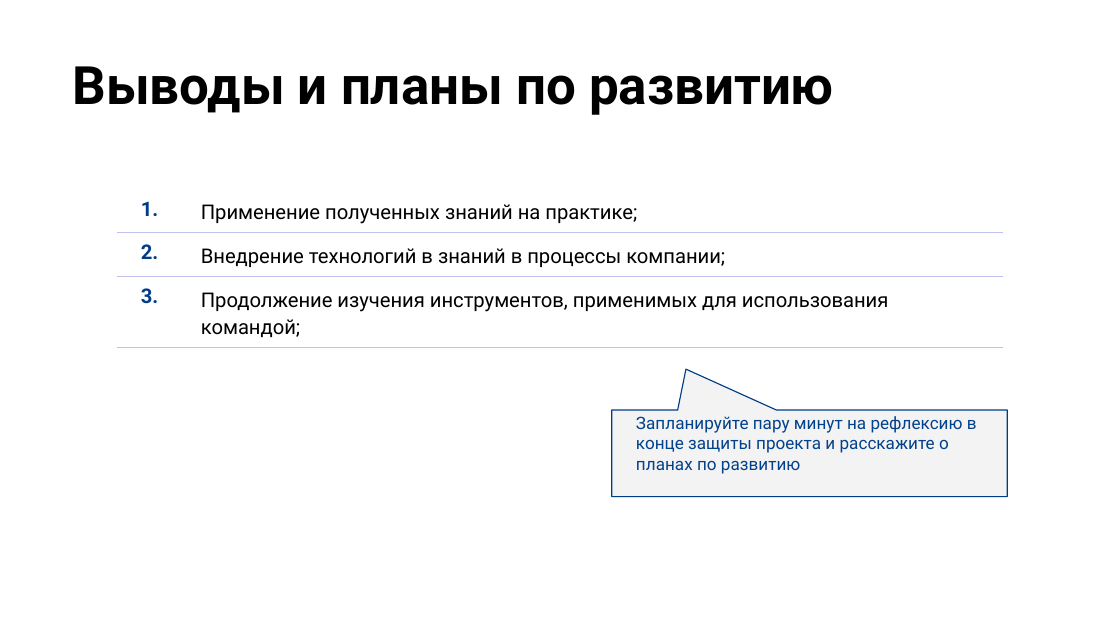
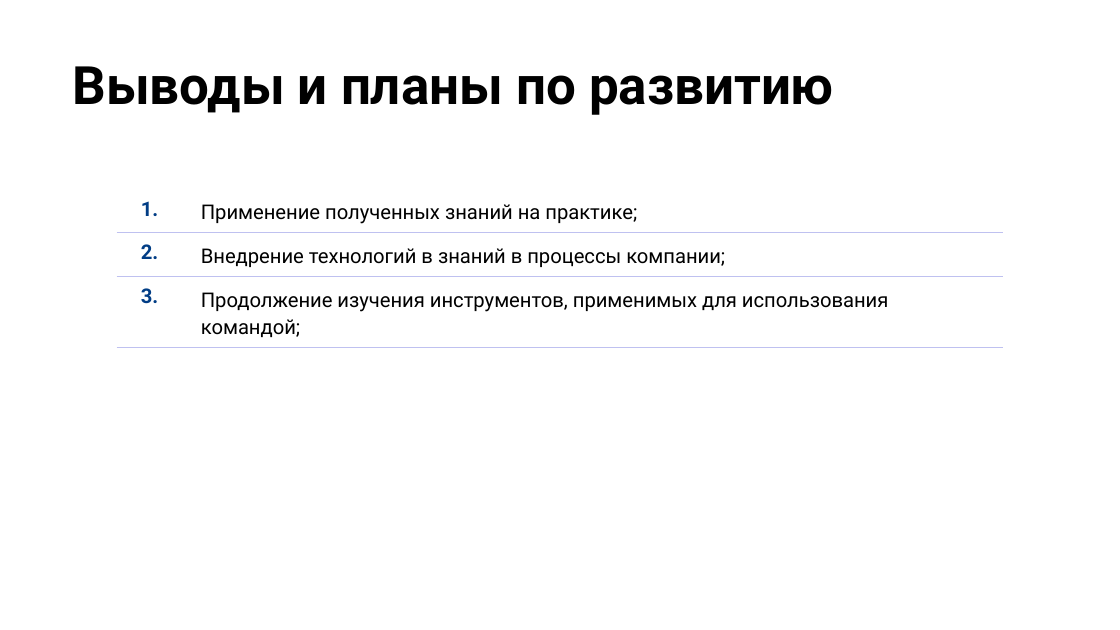
Before and after one commit to NikolayMaerov/OtusProject, a slide deck: slide 13 of doc/Презентация.pptx. Drawn at 1120x630 pixels with LibreOffice and Linux fonts; fonts in the diff are those of the drawing; background and template pictures are left out. Boxes give left, top, right and bottom in pixels: in the first picture for what was removed or moved away, otherwise in the second. Text is boxed around its words. In the diff, an @@ line names an element or a change of style, - is before the commit and + after.

```diff
--- a/doc/Презентация.pptx
+++ b/doc/Презентация.pptx
@@ speech box removed at <box>612,410,1007,496</box> @@
-Запланируйте пару минут на рефлексию в конце защиты проекта и расскажите о планах по развитию
```
Also in this commit, not shown: 1 other slide changed, 3 other files.
